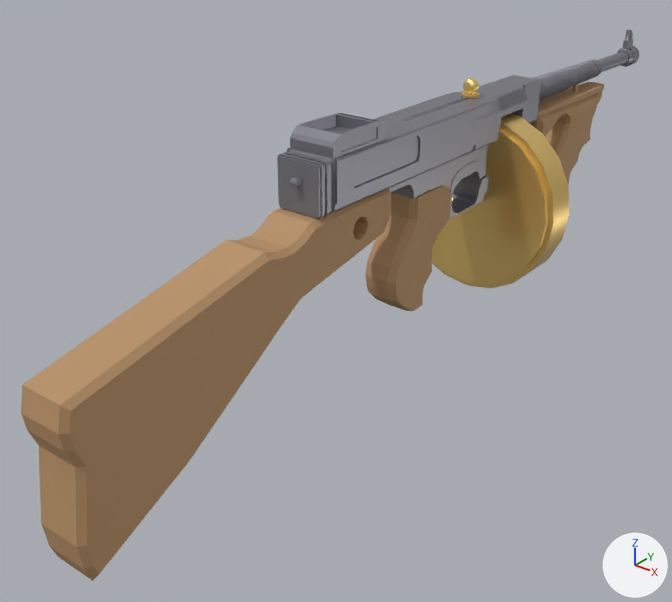
A saved change to the glTF model game/art/props/chicago_typewriter.glb.
The view is the same before and after, from a 50 mm camera at (0.435, -0.571, 0.245) aimed at (-0.049, 0.033, -0.129). Arrows for +X, +Y and +Z are at lower right; the lights stay in place. The older version comes first. Vertices at exactly the same position are counted once.

In view in the first picture: 'Body', 'Drum'.
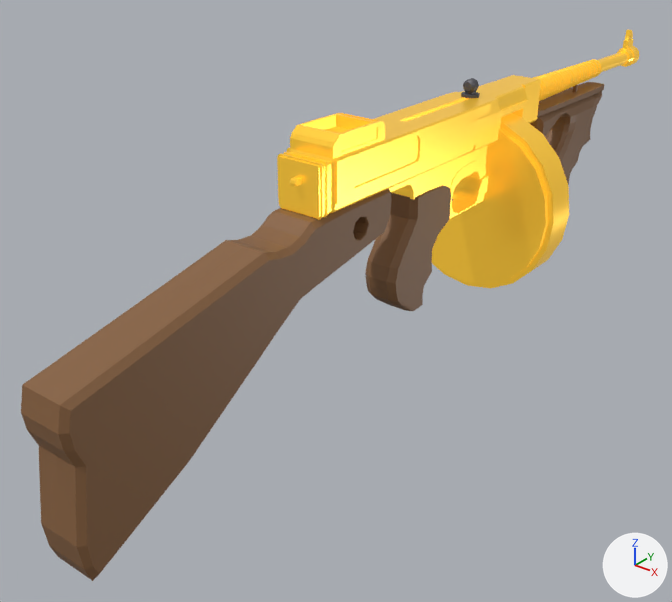
Pixel boxes (x1, y1, x2, y2) of what changed, in the pictures (672 x 602 px):
'Body', recoloured, surface changed: (21, 30, 639, 581) in both
'Drum', recoloured, surface changed (beige to yellow): (432, 113, 569, 288) in both
part 1 of me_tommygunvs2, recoloured (grey to yellow): (277, 30, 639, 220) in both
part 2 of me_tommygunvs2, recoloured: (452, 78, 480, 201) in both
part 3 of me_tommygunvs2, recoloured (darker): (21, 82, 604, 581) in both

Diff of the bpy script that builds the scene:
```diff
--- a/game/art/props/chicago_typewriter.glb.py
+++ b/game/art/props/chicago_typewriter.glb.py
@@ mat_gold @@
 mat_gold = principled_material('gold')
-mat_gold.base_color = (1.0, 0.698, 0.231)  # beige #ffda84
+mat_gold.base_color = (1.0, 0.588, 0.0471)  # yellow #ffca3d
 mat_gold.metallic = 0.8
 mat_gold.roughness = 0.3
+mat_gold.emission_strength = 1.0
+mat_gold.emission_color = (0.35, 0.206, 0.0165)  # yellow #a07d23
@@ mat_dark @@
+mat_dark = principled_material('dark')
+mat_dark.base_color = (0.102, 0.102, 0.118)  # dark grey #5a5a60
+mat_dark.metallic = 0.4
@@ mat_wood_dark @@
+mat_wood_dark = principled_material('wood_dark')
+mat_wood_dark.base_color = (0.243, 0.118, 0.0471)  # brown #87603d
@@ me_tommygunvs2 @@
 me_tommygunvs2.from_pydata(...)  # 6685 vertices, 13294 faces; spans x -0.024..0.025, y -0.312..0.538, z -0.185..0.058
 # used by ob_body; location = (0.0, 0.0, 0.0)
+# me_tommygunvs2 part 1: all 10974 faces that had it switch from mat_steel (grey #87878f) to mat_gold (yellow #ffca3d, glowing yellow #a07d23)
+# me_tommygunvs2 part 2: all 384 faces that had it switch from mat_gold (beige #ffda84) to mat_dark (dark grey #5a5a60)
+# me_tommygunvs2 part 3: all 1936 faces that had it switch from mat_wood (brown #b89166) to mat_wood_dark (brown #87603d)
```
